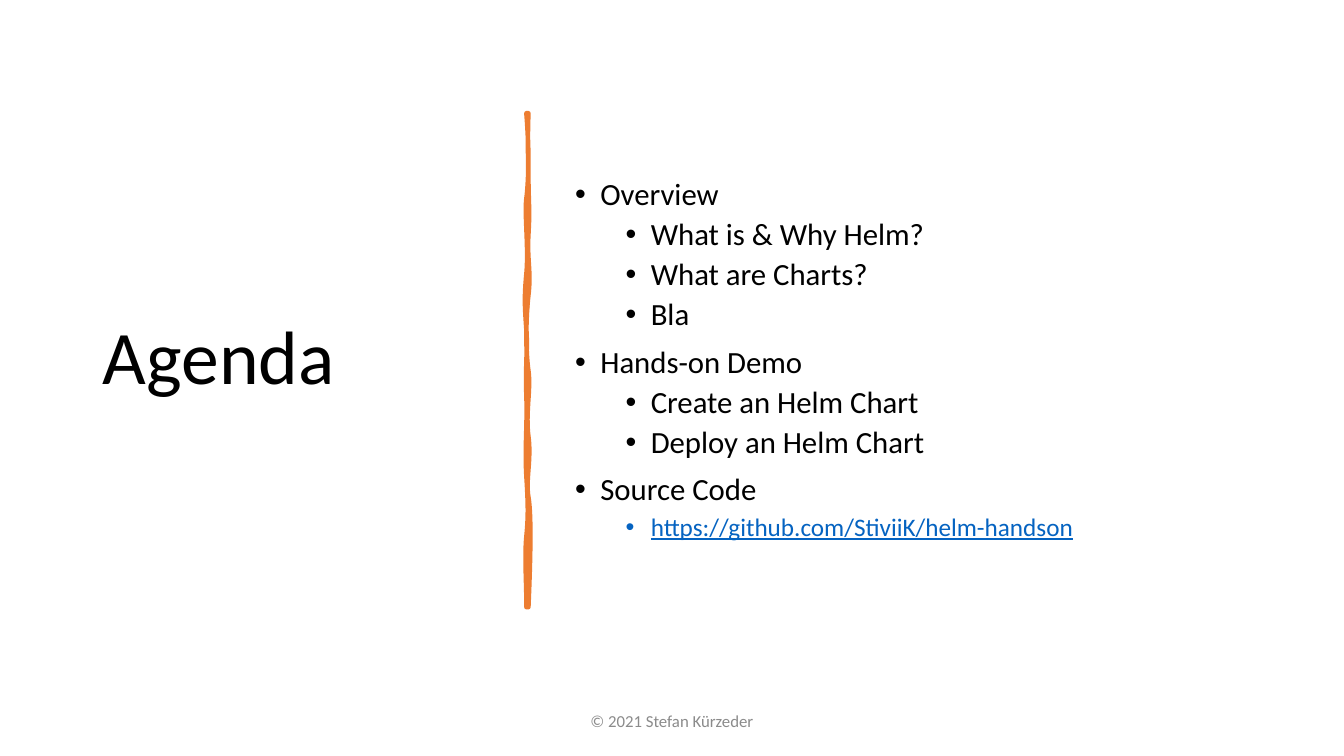
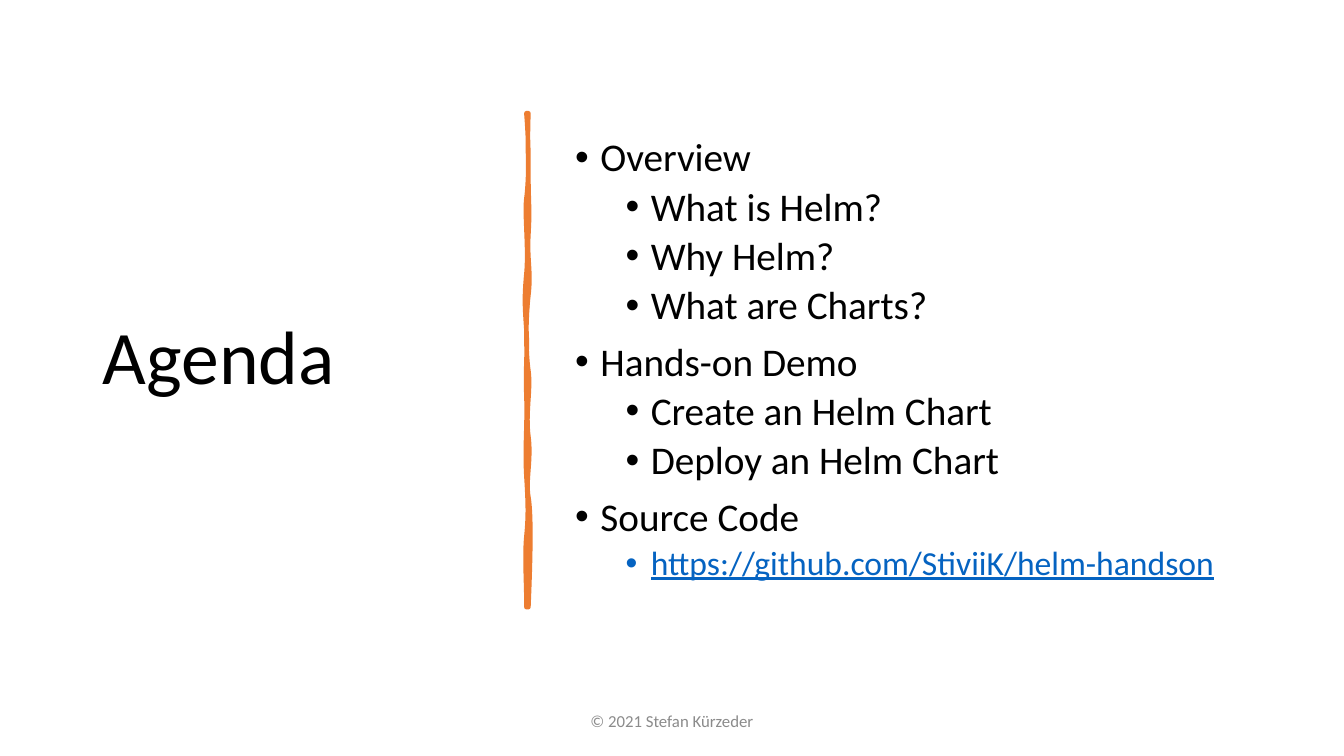
Before and after one commit to StiviiK/helm-handson, a slide deck: slide 2 of docs/Presentation-Helm.pptx. Drawn at 1344x756 pixels with LibreOffice and Linux fonts; fonts in the diff are those of the drawing. Boxes give left, top, right and bottom in pixels: in the first picture for what was removed or moved away, otherwise in the second. Text is boxed around its words. In the diff, an @@ line names an element or a change of style, - is before the commit and + after.

```diff
--- a/docs/Presentation-Helm.pptx
+++ b/docs/Presentation-Helm.pptx
@@ text at (600, 144, 1214, 581): size 22 to 28 pt in "Overview", "What are Charts?", "Hands-on Demo", "Create an Helm Chart" and 2 more places; size 18 to 24 pt in "https://github.com/StiviiK/helm-handson" @@
@@ text at (651, 193, 882, 277): text changed; size 22 to 28 pt @@
-  • What is & Why Helm?
+  • What is Helm?
+  • Why Helm?
@@ text at (651, 303, 689, 326): paragraph removed @@
-  • Bla
```
Also in this commit, not shown: 1 other slide changed, 3 slides added, 11 other files.
